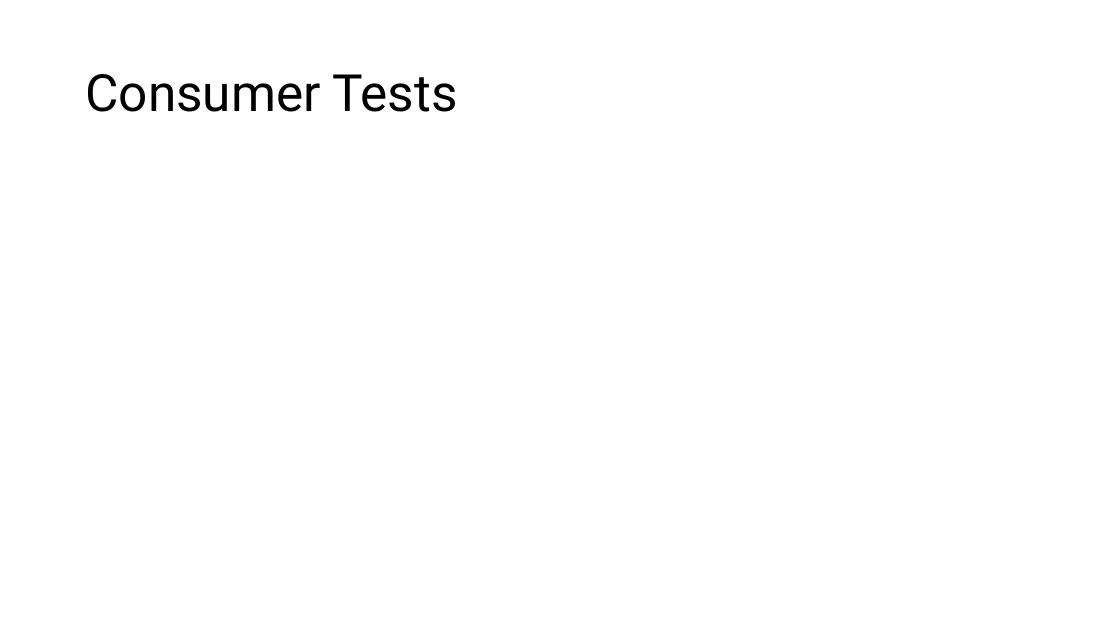
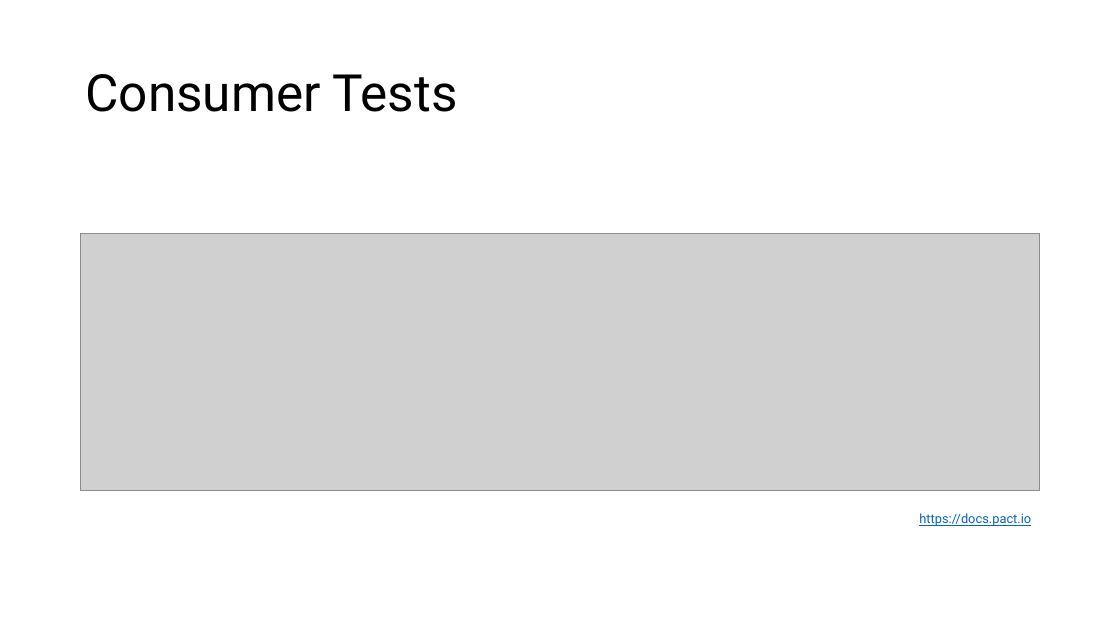
Before and after one commit to m4cx/consumer-driven-contract-testing-pact, a slide deck: slide 14 of powerpoint/Consumer-Driven Contract Tests using PACT.pptx (slide 17 before the commit). Drawn at 1120x630 pixels with LibreOffice and Linux fonts; fonts in the diff are those of the drawing; grey boxes stand for pictures. Boxes give left, top, right and bottom in pixels: in the first picture for what was removed or moved away, otherwise in the second. Text is boxed around its words. In the diff, an @@ line names an element or a change of style, - is before the commit and + after.

```diff
--- a/powerpoint/Consumer-Driven Contract Tests using PACT.pptx
+++ b/powerpoint/Consumer-Driven Contract Tests using PACT.pptx
@@ picture added at (81, 234, 1040, 491) @@
@@ text added at (919, 513, 1031, 526), 11 pt, text #0563C1, underline @@
+https://docs.pact.io
```
Also in this commit, not shown: 9 other slides changed, 8 slides added, 6 slides removed.
